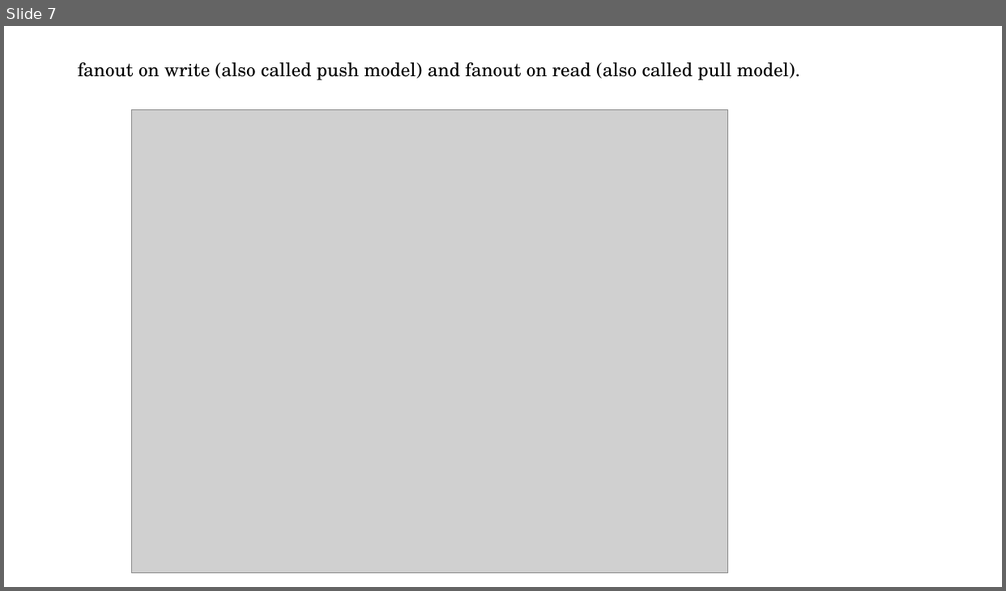
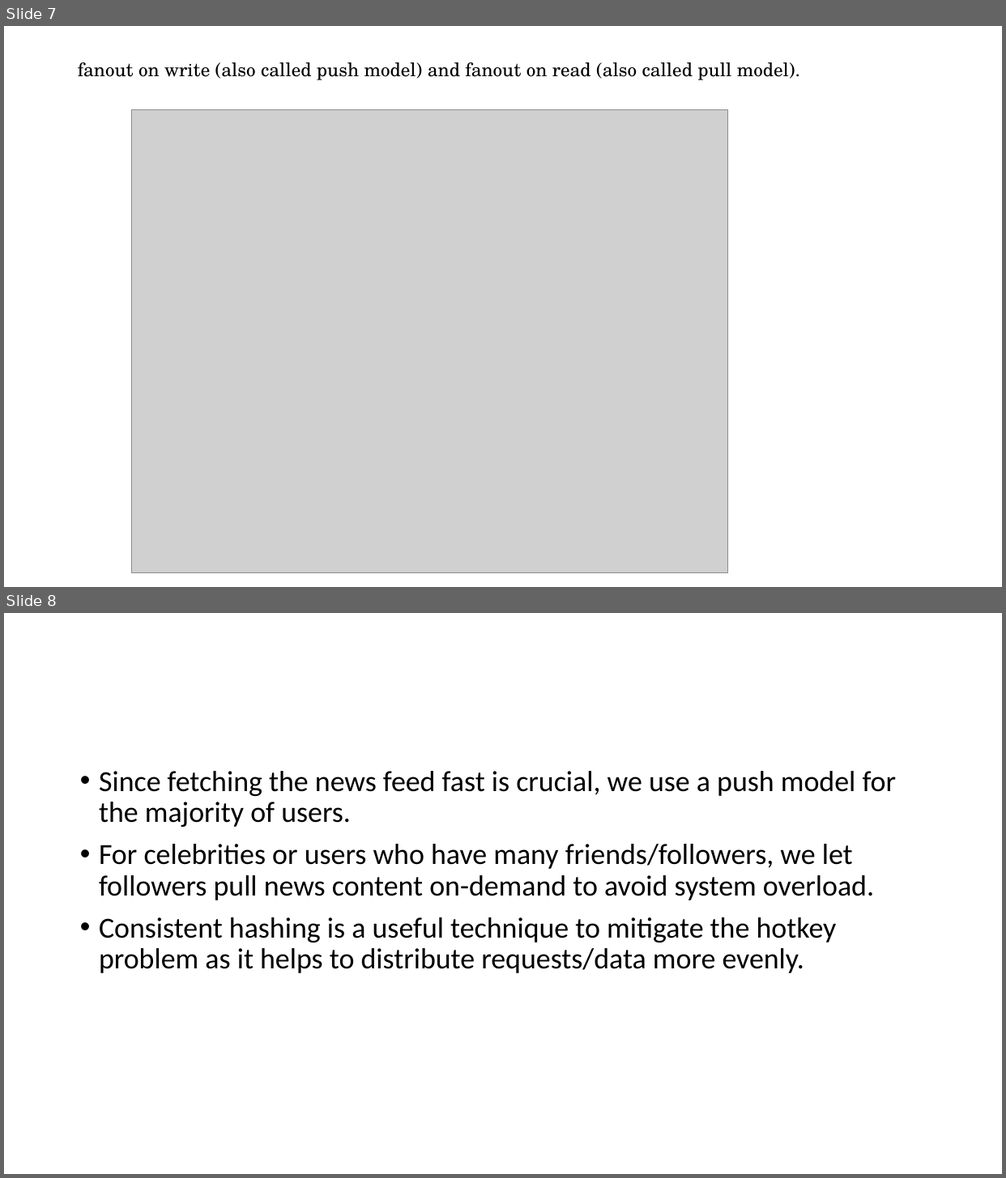
Before and after one commit to GuilinDev/studyBuddy, a slide deck: meetingPPT/063_Joy_SystemDesignInterview_NewsFeed.pptx. Shown one above the other, each under a label of ours: slide 7 before the commit, slides 7 and 8 after it. The pictures are 1006x591 and 1006x1178 pixels, drawn with LibreOffice and Linux fonts; fonts in the diff are those of the drawing; grey boxes stand for pictures. Boxes give left, top, right and bottom in pixels: in the first picture for what was removed or moved away, otherwise in the second. Text is boxed around its words. In the diff, an @@ line names an element or a change of style, - is before the commit and + after.

Commit message:
news feed

```diff
--- a/meetingPPT/063_Joy_SystemDesignInterview_NewsFeed.pptx
+++ b/meetingPPT/063_Joy_SystemDesignInterview_NewsFeed.pptx
@@ slide 8 added at <box>4,613,1002,1174</box>, background #FFFFFF @@
@@ text added at <box>99,771,897,973</box>, 28 pt, text #000000 @@
+• Since fetching the news feed fast is crucial, we use a push model for the majority of users.
+• For celebrities or users who have many friends/followers, we let followers pull news content on-demand to avoid system overload.
+• Consistent hashing is a useful technique to mitigate the hotkey problem as it helps to distribute requests/data more evenly.
```
Also in this commit, not shown: 5 other slides added.
